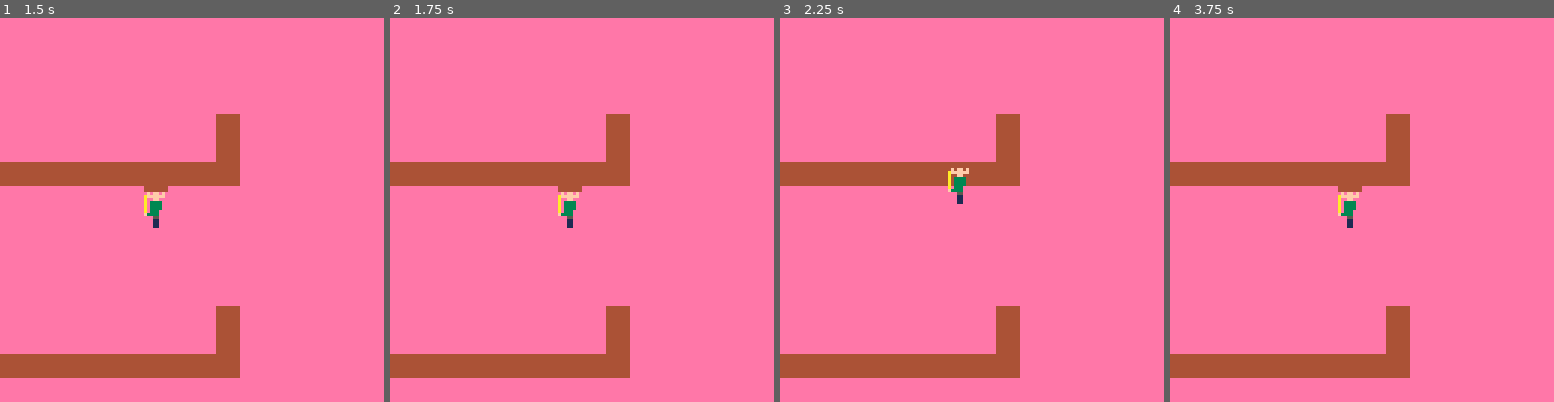
Above: before the commit, frames 1-4 (left to right).
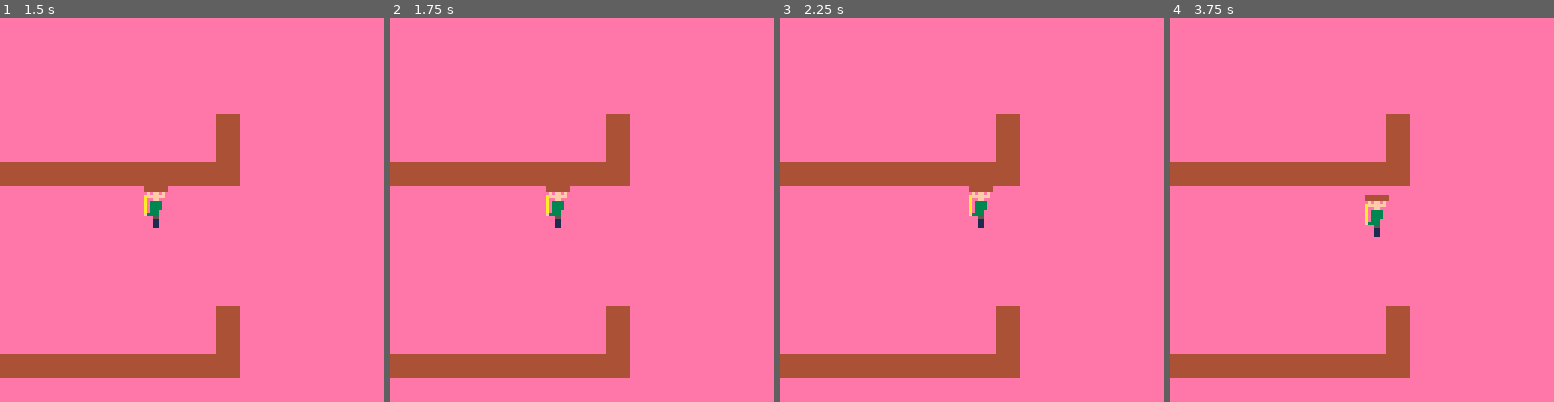
Above: after the commit, the same moments.

Repository: kuhnevan/ims-445-final-project
Game: PICO-8 cartridge final/finalproject.p8
Same seed, same stepped clock (60 frames per second), same inputs: the game is played once before the commit and once after it.
Inputs:
- Up to frame 1 (1.5 s): tap O (Z key) at 0.7 s
- Up to frame 2 (1.75 s): hold Right from 1.6 s (still down); tap O (Z key) at 1.7 s
- Up to frame 3 (2.25 s): release Right at 2.1 s; tap O (Z key) at 2.1 s; hold Up from 2.15 s (still down)
- Up to frame 4 (3.75 s): release Up at 2.42 s; hold Right 2.47-3.03 s; tap O (Z key) every 0.4 s from 2.5 to 3.7 s; hold Left 3.08-3.58 s; hold Down from 3.63 s (still down)

Frame 1 is identical in both runs. In frame 2, 0.6% of the frame differs, in the area x 40-50%, y 43-55%; in frame 3, 0.7%; in frame 4, 0.8%, in the area x 43-58%, y 43-58%.

Commit message:
enabled player to get closer to walls horizontally

Diff:
--- a/final/finalproject.p8
+++ b/final/finalproject.p8
@@ -6,66 +6,83 @@
 
 z = 1
 
-cellWidth = 8
+cellwidth = 8
 
 p1 = {
-    x = 6 * cellWidth,
-    y = 7 * cellWidth,
-    sprIndex = 4,
+    x = 6 * cellwidth,
+    y = 7 * cellwidth,
+    sprindex = 4,
     width = 1,
-    height = 2
+    height = 2,
+    speed = 1
 }
 
-function p1:moveLeft()
- if p1:nothingLeft() then
-  self.x = self.x - cellWidth
+function p1:moveleft()
+ if p1:nothingleft() then
+  self.x = self.x - p1.speed
  end
 end
 
-function p1:moveRight()
- if p1:nothingRight() then
-  self.x = self.x + cellWidth
+function p1:moveright()
+ if p1:nothingright() then
+  self.x = self.x + p1.speed
  end
 end
 
-function p1:moveUp()
- if p1:nothingAbove() then
-  self.y = self.y - cellWidth
+function p1:moveup()
+ if p1:nothingabove() then
+  self.y = self.y - p1.speed
  end
 end
 
-function p1:moveDown()
- if p1:nothingBelow() then
-  self.y = self.y + cellWidth
+function p1:movedown()
+ if p1:nothingbelow() then
+  self.y = self.y + p1.speed
  end
 end
 
-function p1:nothingLeft()
- sprIndex = mget((self.x / 8) - 1, self.y / 8)
- return not fget(sprIndex, 0)
+function p1:nothingleft()
+ if self.x % 8 != 0 then
+  return true
+ else
+  sprindex = mget((self.x / 8) - 1, self.y / 8)
+  return not fget(sprindex, 0)
+ end
 end
 
-function p1:nothingRight()
- sprIndex = mget((self.x / 8) + 1, self.y / 8)
- return not fget(sprIndex, 0)
+function p1:nothingright()
+ if self.x % 8 != 0 then
+  return true
+ else
+  sprindex = mget((self.x / 8) + 1, self.y / 8)
+  return not fget(sprindex, 0)
+ end
 end
 
-function p1:nothingAbove()
- sprIndex = mget(self.x / 8, (self.y / 8) + 1)
- return not fget(sprIndex, 0)
+function p1:nothingabove()
+ if self.y % 8 != 0 then
+  return true
+ else
+  sprindex = mget(self.x / 8, (self.y / 8) - 1)
+  return not fget(sprindex, 0)
+ end
 end
 
-function p1:nothingBelow()
- sprIndex = mget(self.x / 8, (self.y / 8) + 2)
- return not fget(sprIndex, 0)
+function p1:nothingbelow()
+ if self.y % 8 != 0 then
+  return true
+ else
+  sprindex = mget(self.x / 8, (self.y / 8) + 2)
+  return not fget(sprindex, 0)
+ end
 end
 
 function _update()
- if (btnp(0)) then p1:moveLeft() end
- if (btnp(1)) then p1:moveRight() end
- if (btnp(2)) then p1:moveUp() end
- if (btnp(3)) then p1:moveDown() end
- if (btnp(4)) then z += 1 end
+ if (btn(0)) then p1:moveleft() end
+ if (btn(1)) then p1:moveright() end
+ if (btn(2)) then p1:moveup() end
+ if (btn(3)) then p1:movedown() end
+ if (btn(4)) then z += 1 end
 end
 
 
@@ -73,7 +90,7 @@
 function _draw()
  map(0,0,0,0,16,8)
  map(0,0,0,64,16,8)
- spr(p1.sprIndex, p1.x, p1.y, p1.width, p1.height)
+ spr(p1.sprindex, p1.x, p1.y, p1.width, p1.height)
 end
 
 
